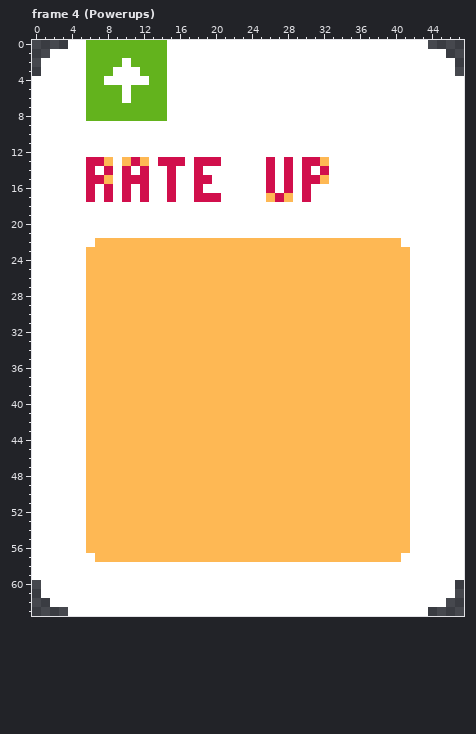
One commit to this pixel-art file: .project/art/cards.aseprite. This is how it looked before the edit.
48x64 pixels, 8 frames. Shown: frame 4 (Powerups). The commit also changed other frames, which this record leaves out.
After:
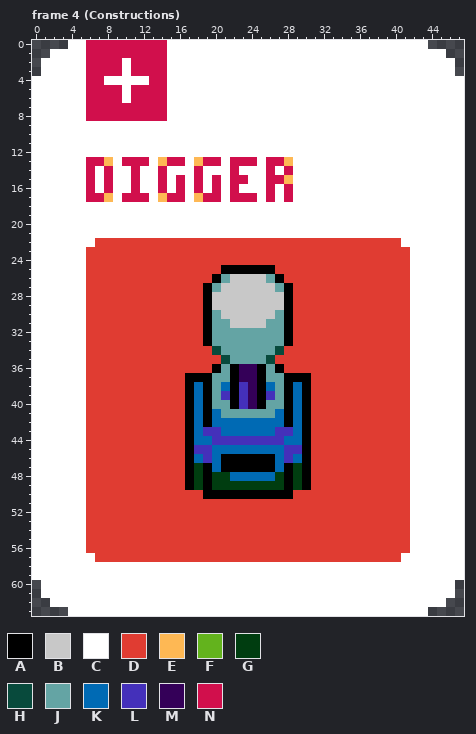
Palette (. is transparent): A #000000  B #c8c8c8  C #ffffff  D #e03c32  E #feb854  F #63b31d  G #003d10  H #084a3c  J #64a4a4  K #006ab4  L #4430ba  M #340058  N #d10f4c
Diff:
Frame 4 (Constructions), layers "Layer 3", "Layer 1":
y 0..1: x 6..14 FFFFFFFFF -> NNNNNNNNN
y 2: x 6..9 FFFF -> NNNN; x 11..14 FFFF -> NNNN
y 3: x 6..9 FFFC -> NNNN; x 11..14 CFFF -> NNNN
y 4: x 6..7 FF -> NN; x 13..14 FF -> NN
y 5..6: x 6..9 FFFF -> NNNN; x 11..14 FFFF -> NNNN
y 7..8: x 6..14 FFFFFFFFF -> NNNNNNNNN
y 13: x 10 E -> N; x 12 E -> N; x 14 N -> E; x 18 N -> E; x 22..24 CCC -> NNN; x 27..28 CN -> NE; x 30..32 NNE -> CCC
y 14: x 10..12 NCN -> CNC; x 14..15 CN -> NC; x 22 C -> N; x 30 N -> C; x 32 N -> C
y 15: x 7..8 NE -> CN; x 10 N -> C; x 12 N -> C; x 14..16 CNC -> NCN; x 19..20 NC -> CN; x 22..23 CC -> NN; x 27..28 CN -> NE; x 30..32 NNE -> CCC
y 16: x 10..12 NCN -> CNC; x 14..16 CNC -> NCN; x 20 C -> N; x 22 C -> N; x 30 N -> C
y 17: x 7..8 CN -> NE; x 11 C -> N; x 14 C -> E; x 16 C -> N; x 18 N -> E; x 22..24 CCC -> NNN; x 26..28 ENE -> NCN; x 30 N -> C
y 22: x 7..40 EEEEEEEEEEEEEEEEEEEEEEEEEEEEEEEEEE -> DDDDDDDDDDDDDDDDDDDDDDDDDDDDDDDDDD
y 23..24: x 6..41 EEEEEEEEEEEEEEEEEEEEEEEEEEEEEEEEEEEE -> DDDDDDDDDDDDDDDDDDDDDDDDDDDDDDDDDDDD
y 25: x 6..41 EEEEEEEEEEEEEEEEEEEEEEEEEEEEEEEEEEEE -> DDDDDDDDDDDDDDDAAAAAADDDDDDDDDDDDDDD
y 26: x 6..41 EEEEEEEEEEEEEEEEEEEEEEEEEEEEEEEEEEEE -> DDDDDDDDDDDDDDAJBBBBJADDDDDDDDDDDDDD
y 27: x 6..41 EEEEEEEEEEEEEEEEEEEEEEEEEEEEEEEEEEEE -> DDDDDDDDDDDDDAJBBBBBBJADDDDDDDDDDDDD
y 28..29: x 6..41 EEEEEEEEEEEEEEEEEEEEEEEEEEEEEEEEEEEE -> DDDDDDDDDDDDDABBBBBBBBADDDDDDDDDDDDD
y 30: x 6..41 EEEEEEEEEEEEEEEEEEEEEEEEEEEEEEEEEEEE -> DDDDDDDDDDDDDAJBBBBBBJADDDDDDDDDDDDD
y 31: x 6..41 EEEEEEEEEEEEEEEEEEEEEEEEEEEEEEEEEEEE -> DDDDDDDDDDDDDAJJBBBBJJADDDDDDDDDDDDD
y 32..33: x 6..41 EEEEEEEEEEEEEEEEEEEEEEEEEEEEEEEEEEEE -> DDDDDDDDDDDDDAJJJJJJJJADDDDDDDDDDDDD
y 34: x 6..41 EEEEEEEEEEEEEEEEEEEEEEEEEEEEEEEEEEEE -> DDDDDDDDDDDDDDHJJJJJJHDDDDDDDDDDDDDD
y 35: x 6..41 EEEEEEEEEEEEEEEEEEEEEEEEEEEEEEEEEEEE -> DDDDDDDDDDDDDDDHJJJJHDDDDDDDDDDDDDDD
y 36: x 6..41 EEEEEEEEEEEEEEEEEEEEEEEEEEEEEEEEEEEE -> DDDDDDDDDDDDDDAJAMMAJADDDDDDDDDDDDDD
y 37: x 6..41 EEEEEEEEEEEEEEEEEEEEEEEEEEEEEEEEEEEE -> DDDDDDDDDDDAAAJJAMMAJJAAADDDDDDDDDDD
y 38: x 6..41 EEEEEEEEEEEEEEEEEEEEEEEEEEEEEEEEEEEE -> DDDDDDDDDDDAKAJKALMAKJAKADDDDDDDDDDD
y 39: x 6..41 EEEEEEEEEEEEEEEEEEEEEEEEEEEEEEEEEEEE -> DDDDDDDDDDDAKAJLALMALJAKADDDDDDDDDDD
y 40: x 6..41 EEEEEEEEEEEEEEEEEEEEEEEEEEEEEEEEEEEE -> DDDDDDDDDDDAKAJJALMAJJAKADDDDDDDDDDD
y 41: x 6..41 EEEEEEEEEEEEEEEEEEEEEEEEEEEEEEEEEEEE -> DDDDDDDDDDDAKAKJJJJJJKAKADDDDDDDDDDD
y 42: x 6..41 EEEEEEEEEEEEEEEEEEEEEEEEEEEEEEEEEEEE -> DDDDDDDDDDDAKAKKKKKKKKAKADDDDDDDDDDD
y 43: x 6..41 EEEEEEEEEEEEEEEEEEEEEEEEEEEEEEEEEEEE -> DDDDDDDDDDDAKLLKKKKKKLLKADDDDDDDDDDD
y 44: x 6..41 EEEEEEEEEEEEEEEEEEEEEEEEEEEEEEEEEEEE -> DDDDDDDDDDDAKKLLLLLLLLKKADDDDDDDDDDD
y 45: x 6..41 EEEEEEEEEEEEEEEEEEEEEEEEEEEEEEEEEEEE -> DDDDDDDDDDDALLKKKKKKKKLLADDDDDDDDDDD
y 46: x 6..41 EEEEEEEEEEEEEEEEEEEEEEEEEEEEEEEEEEEE -> DDDDDDDDDDDAKLKAAAAAAKLKADDDDDDDDDDD
y 47: x 6..41 EEEEEEEEEEEEEEEEEEEEEEEEEEEEEEEEEEEE -> DDDDDDDDDDDAGAKAAAAAAKAGADDDDDDDDDDD
y 48: x 6..41 EEEEEEEEEEEEEEEEEEEEEEEEEEEEEEEEEEEE -> DDDDDDDDDDDAGAGGKKKKKGAGADDDDDDDDDDD
y 49: x 6..41 EEEEEEEEEEEEEEEEEEEEEEEEEEEEEEEEEEEE -> DDDDDDDDDDDAGAGGGGGGGGAGADDDDDDDDDDD
y 50: x 6..41 EEEEEEEEEEEEEEEEEEEEEEEEEEEEEEEEEEEE -> DDDDDDDDDDDDDAAAAAAAAAADDDDDDDDDDDDD
y 51..56: x 6..41 EEEEEEEEEEEEEEEEEEEEEEEEEEEEEEEEEEEE -> DDDDDDDDDDDDDDDDDDDDDDDDDDDDDDDDDDDD
y 57: x 7..40 EEEEEEEEEEEEEEEEEEEEEEEEEEEEEEEEEE -> DDDDDDDDDDDDDDDDDDDDDDDDDDDDDDDDDD
Where, in picture pixels (left, top, right, bottom), the same in both pictures:
changed: (86, 40, 167, 121)
changed: (95, 157, 329, 202)
changed: (86, 238, 410, 562)
